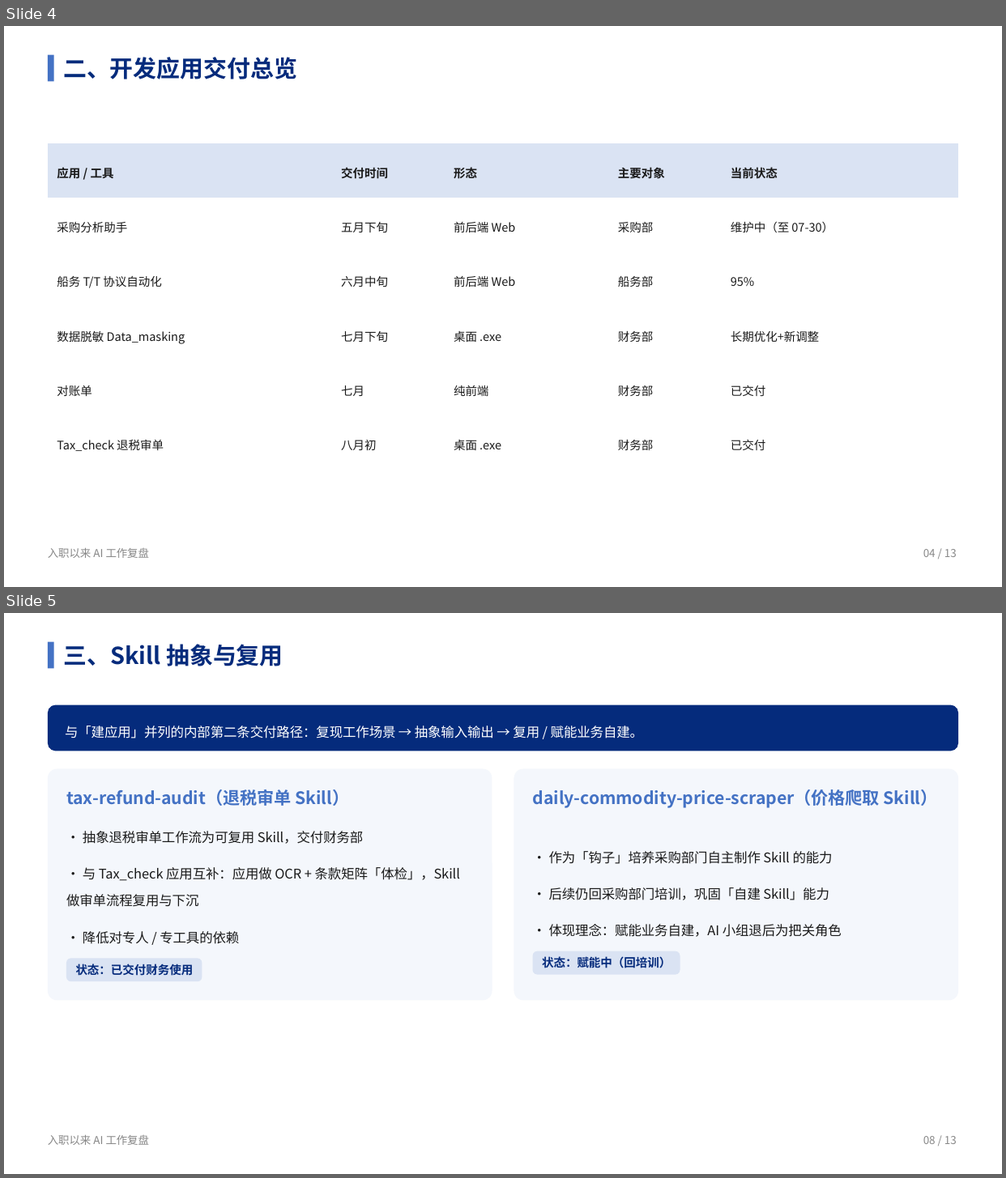
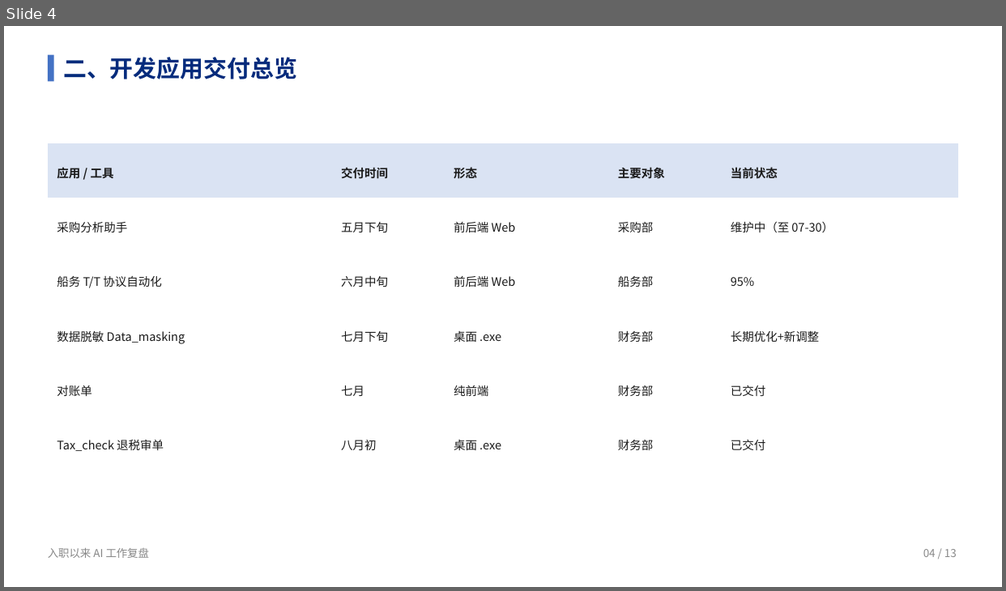
Before and after one commit to liellaaaaa/lw, a slide deck: PPT/入职以来AI工作复盘/入职以来AI工作复盘.pptx. Shown one above the other, each under a label of ours: slides 4 and 5 before the commit, slide 4 after it. The pictures are 1006x1178 and 1006x591 pixels, drawn with LibreOffice and Linux fonts; fonts in the diff are those of the drawing. Boxes give left, top, right and bottom in pixels: in the first picture for what was removed or moved away, otherwise in the second. Text is boxed around its words. In the diff, an @@ line names an element or a change of style, - is before the commit and + after.

```diff
--- a/PPT/入职以来AI工作复盘/入职以来AI工作复盘.pptx
+++ b/PPT/入职以来AI工作复盘/入职以来AI工作复盘.pptx
@@ slide 5 removed at box(4, 613, 1002, 1174), background #FFFFFF @@
@@ rectangle removed at box(48, 642, 53, 668) @@
@@ text removed at box(63, 644, 283, 666) @@
-三、Skill 抽象与复用
@@ rounded rectangle removed at box(48, 705, 958, 751) @@
@@ text removed at box(65, 726, 643, 739) @@
-与「建应用」并列的内部第二条交付路径：复现工作场景 → 抽象输入输出 → 复用 / 赋能业务自建。
@@ rounded rectangle removed at box(48, 769, 492, 1000) @@
@@ rounded rectangle removed at box(513, 769, 958, 1000) @@
@@ text removed at box(66, 790, 349, 806) @@
-tax-refund-audit（退税审单 Skill）
@@ text removed at box(533, 790, 938, 808) @@
-daily-commodity-price-scraper（价格爬取 Skill）
@@ text removed at box(83, 831, 364, 844) @@
-· 抽象退税审单工作流为可复用 Skill，交付财务部
@@ text removed at box(549, 851, 833, 864) @@
-· 作为「钩子」培养采购部门自主制作 Skill 的能力
@@ text removed at box(66, 867, 460, 907) @@
-· 与 Tax_check 应用互补：应用做 OCR + 条款矩阵「体检」，Skill 做审单流程复用与下沉
@@ text removed at box(549, 888, 829, 901) @@
-· 后续仍回采购部门培训，巩固「自建 Skill」能力
@@ text removed at box(549, 924, 842, 937) @@
-· 体现理念：赋能业务自建，AI 小组退后为把关角色
@@ text removed at box(83, 931, 239, 944) @@
-· 降低对专人 / 专工具的依赖
@@ rounded rectangle removed at box(533, 952, 680, 974) @@
@@ rounded rectangle removed at box(66, 958, 202, 982) @@
@@ text removed at box(76, 964, 194, 976) @@
-状态：已交付财务使用
@@ text removed at box(542, 956, 671, 969) @@
-状态：赋能中（回培训）
@@ text removed at box(48, 1135, 150, 1145) @@
-入职以来 AI 工作复盘
@@ text removed at box(923, 1136, 957, 1144) @@
-08 / 13
```
Also in this commit, not shown: 4 slides changed, 1 other file.
